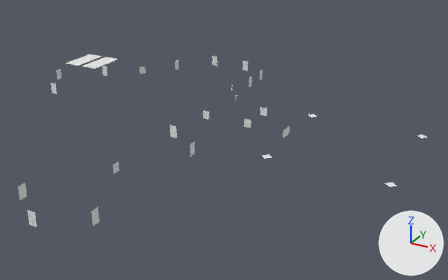
A saved change to the OBJ model DeepSubmergence/Assets/Models/deepsubmergence.seabasewindows.obj.
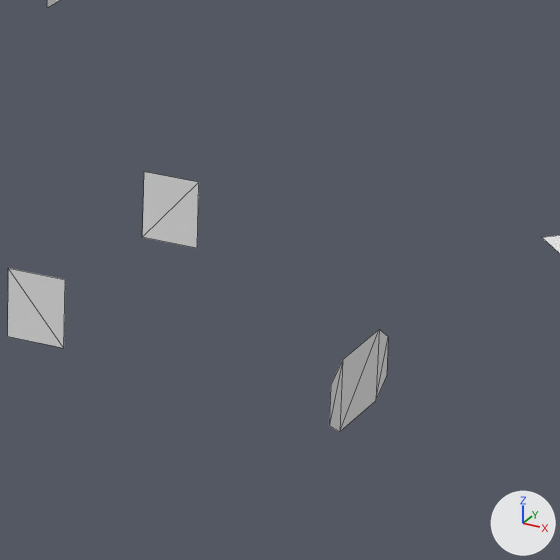
Each version is shown whole from a 50 mm camera at (11.45, -16.62, 9.22) aimed at (2.97, -1.19, 1.51), then close up on the part from 54% to 69% of the width and 31% to 55% of the height. The axes (+X, +Y, +Z) are drawn at lower right. The lights are the same throughout. The close-ups show mesh edges as thin lines. Where no turn or scale is listed for an object, it has been applied to the vertices.
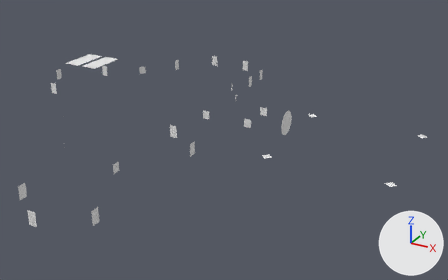
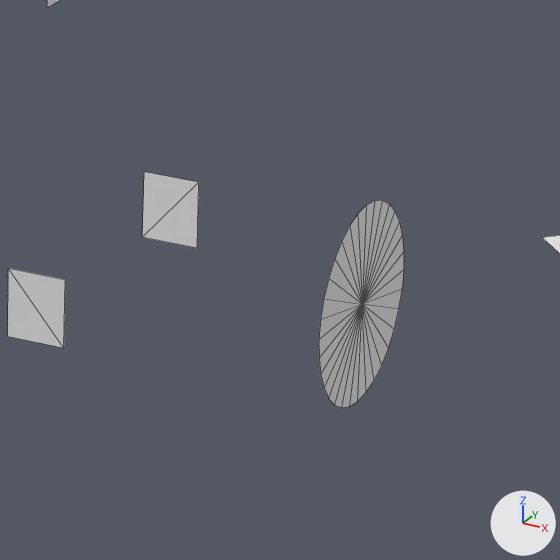
Where the change shows, as pixel boxes [x1, y1, x2, y2] in the close-ups (560 x 560 px):
'Plane', reshaped
    before: [8, 0, 560, 432]
    after: [8, 0, 560, 408]
part 1 of me_plane, built on
    before: [329, 330, 388, 432]
    after: [319, 200, 404, 408]

Diff of the bpy script that builds the scene:
```diff
--- a/DeepSubmergence/Assets/Models/deepsubmergence.seabasewindows.obj.py
+++ b/DeepSubmergence/Assets/Models/deepsubmergence.seabasewindows.obj.py
@@ me_plane @@
 # used by ob_plane; location = (0.0, 0.0, 0.0)
-me_plane.from_pydata(...)  # 124 vertices, 64 faces; spans x -5.06..8.34, y -8.08..4.74, z 1.27..2.76
+me_plane.from_pydata(...)  # 149 vertices, 90 faces; spans x -5.06..8.34, y -8.08..4.74, z 1.27..2.76
+# me_plane part 1
+# 7 vertices are removed from x 4.66, y -0.58..-0.05, z 1.65..1.94
+# 6 faces are deleted
+# 1 vertex moves from x 4.66, y -0.05, z 1.88 to x 4.65, y 0.02, z 2.31
+# 32 vertices are added at x 4.65, y -0.69..0.08, z 1.71..2.48
+# 32 new faces join them
 me_plane.materials.append(mat_none)
```
